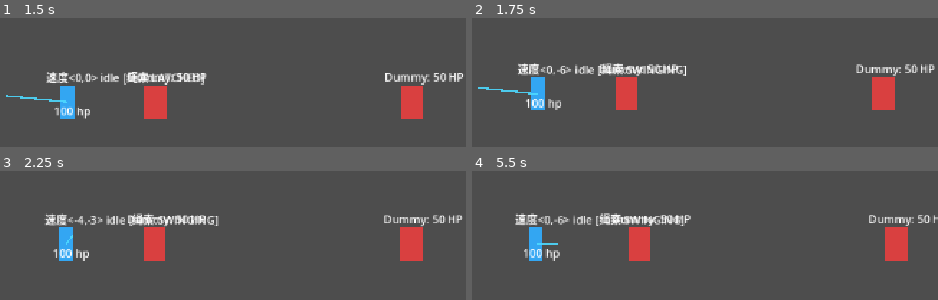
Above: before the commit, frames 1-4 (two rows, left to right).
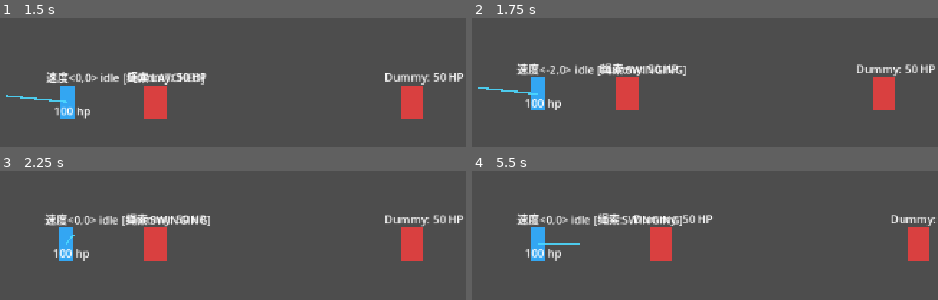
Above: after the commit, the same moments.

Repository: night-silhouette/SpotlightGameJam
Game: Godot game, scene res://Code/Entities/TestWorld/TestWorld.tscn
Same seed, same stepped clock (60 frames per second), same inputs: the game is played once before the commit and once after it.
Inputs (mouse positions are in pixels of both pictures, inside the frame that each line leads up to):
- Up to frame 1 (1.5 s): tap Enter at 0.5 s; move the mouse to (242, 68) at 0.52 s; hold W (up) 0.53-1.25 s; tap Left (move_l) at 0.6 s; click (242, 68) at 0.67 s; tap Space (jump) at 0.77, 1.07 s; drag from (outside the picture) to (158, 123) at 1.27 s
- Up to frame 2 (1.75 s): no input
- Up to frame 3 (2.25 s): move the mouse to (outside the picture) at 2.02 s; press the mouse at (outside the picture) at 2.03 s; hold W (up) from 2.03 s (still down)
- Up to frame 4 (5.5 s): release W (up) at 2.75 s; release the mouse at (outside the picture) at 2.75 s; drag from (outside the picture) to (886, 244) at 2.77 s; tap Space (jump) at 3.5, 3.77, 4.07 s; move the mouse to (outside the picture) at 3.52 s; hold S (down) 3.53-4.25 s; tap Left (move_l) at 3.6 s; drag from (outside the picture) to (outside the picture) at 4.27 s; move the mouse to (579, 244) at 5.02 s; press the mouse at (579, 244) at 5.03 s; hold S (down) from 5.03 s (still down)

Frame 1 is identical in both runs. In frame 2, 1.6% of the frame differs, in the area x 9-100%, y 35-72%; in frame 3, 2.3%; in frame 4, 8.5%, in the area x 9-100%, y 32-70%.

Commit message:
index on main: 0ffeca1 绳索初版

Diff:
--- a/src/Code/Entities/Player/RopeController.gd
+++ b/src/Code/Entities/Player/RopeController.gd
@@ -278,68 +278,48 @@
 	player.is_special_state = true
 
 	var rel = player.global_position - hook_point
-	swing_radius = clamp(rel.length(), 40.0, max_rope_length)
-	swing_angle = atan2(rel.x, rel.y)
-
-	var tangent = Vector2(cos(swing_angle), -sin(swing_angle))
-	# 自然承接玩家当前已有的切向分速度，绝不主动注入任何反向/倒退速度
-	var current_tangent_speed = player.velocity.dot(tangent)
-
-	# 仅当玩家有明确的左右方向键输入时，才顺着玩家所按的方向给一个初速度
-	if abs(current_tangent_speed) < 100.0:
-		if player.gameInputControl and player.gameInputControl.row_dir != 0.0:
-			var input_dir = sign(player.gameInputControl.row_dir)
-			# tangent.x > 0 时代表顺时针，与向右运动同向
-			var dir_sign = 1.0 if (tangent.x * input_dir >= 0) else -1.0
-			current_tangent_speed = 350.0 * dir_sign
-		else:
-			current_tangent_speed = 0.0
-
-	swing_angular_velocity = current_tangent_speed / swing_radius
+	swing_radius = clamp(rel.length(), 30.0, max_rope_length)
 	_update_line()
 
 func _process_swinging(delta: float) -> void:
 	_sync_hook_point()
-	var gravity_val = GlobalValue.gravity * swing_gravity_scale
-	var alpha = -(gravity_val / swing_radius) * sin(swing_angle)
-
-	var row_input = 0.0
-	if player.gameInputControl:
-		row_input = player.gameInputControl.row_dir
-
-	if row_input != 0.0:
-		# 玩家顺势加力
-		alpha += (swing_input_accel / swing_radius) * row_input * max(cos(swing_angle), 0.1)
-
-	swing_angular_velocity *= (1.0 - swing_damping * delta)
-	swing_angular_velocity += alpha * delta
-
-	var next_angle = swing_angle + swing_angular_velocity * delta
-	next_angle = clamp(next_angle, -PI * 0.46, PI * 0.46)
-
-	# 计算单摆预期位移并通过 move_and_collide 进行严格物理碰撞检测，杜绝穿墙
-	var target_pos = hook_point + Vector2(sin(next_angle), cos(next_angle)) * swing_radius
-	var motion = target_pos - player.global_position
-
-	var collision = player.move_and_collide(motion)
-	if collision:
-		# 发生碰撞（碰墙或碰地），反弹并阻尼角速度，更新实际角度与绳长
-		swing_angular_velocity = -swing_angular_velocity * 0.35
-		var actual_rel = player.global_position - hook_point
-		swing_radius = clamp(actual_rel.length(), 40.0, max_rope_length)
-		swing_angle = atan2(actual_rel.x, actual_rel.y)
-	else:
-		swing_angle = next_angle
-
-	var tangent = Vector2(cos(swing_angle), -sin(swing_angle))
-	player.velocity = tangent * (swing_angular_velocity * swing_radius)
+
+	# 1. 真实受力：重力自然下坠
+	player.velocity.y += GlobalValue.gravity * delta
+
+	# 2. 绳索刚性约束（距离约束）：
+	# 计算假设无约束移动后，玩家相对于锚点的位置
+	var current_rel = player.global_position - hook_point
+	var current_dist = current_rel.length()
+
+	# 只有当绳索被拉直时（距离 >= swing_radius），绳索才产生张力拉拽人物
+	if current_dist >= swing_radius:
+		var rope_dir = current_rel / max(current_dist, 0.001)
+
+		# 消除沿着绳子往外拉伸的速度分量（法向张力消除），仅保留切向速度（产生天然的圆弧运动）
+		var radial_vel = player.velocity.dot(rope_dir)
+		if radial_vel > 0.0:
+			player.velocity -= rope_dir * radial_vel
+
+		# 施加微弱阻尼（空气阻力），保持长久自然的摆动
+		player.velocity *= (1.0 - swing_damping * delta)
+
+		# 几何位置修正，防止物理积分累计导致绳子变长
+		player.global_position = hook_point + rope_dir * swing_radius
+
+	# 3. 正常走角色物理碰撞滑动，绝无穿墙，碰到地形自然受阻滑动
+	player.move_and_slide()
+
+	# 4. 更新实际绳长（若碰撞使角色靠近挂点，动态缩短或维持当前绳长）
+	var after_rel = player.global_position - hook_point
+	var after_dist = after_rel.length()
+	if after_dist < swing_radius:
+		swing_radius = max(after_dist, 30.0)
+
 	_update_line()
 
 func _finish_swing(with_jump_boost: bool) -> void:
-	var tangent = Vector2(cos(swing_angle), -sin(swing_angle))
-	var current_tangent_speed = swing_angular_velocity * swing_radius
-	var exit_velocity = tangent * current_tangent_speed
-
+	var exit_velocity = player.velocity
 	_release_rope(true)
 
 	player.velocity = exit_velocity
